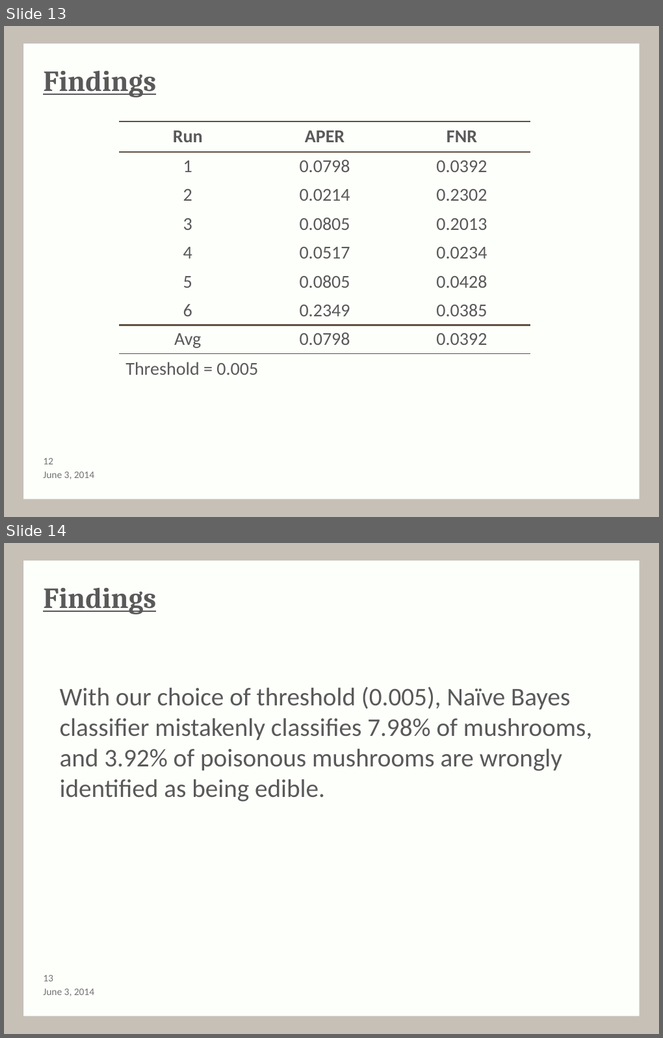
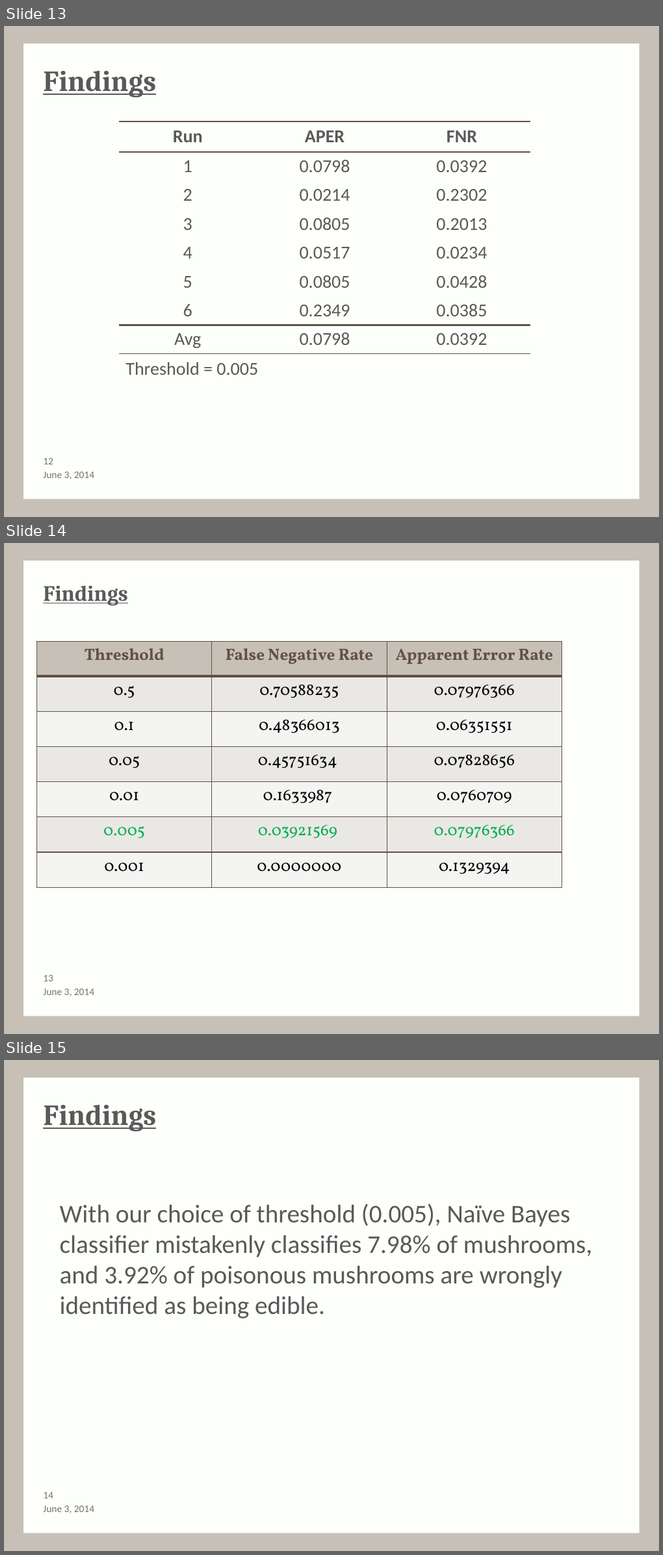
Before and after one commit to MartinGuyer/Project3ML, a slide deck: Presentation/presentation-draft.pptx. Shown one above the other, each under a label of ours: slides 13 and 14 before the commit, slides 13, 14 and 15 after it. The pictures are 663x1038 and 663x1555 pixels, drawn with LibreOffice and Linux fonts; fonts in the diff are those of the drawing; background and template pictures are left out. Boxes give left, top, right and bottom in pixels: in the first picture for what was removed or moved away, otherwise in the second. Text is boxed around its words. In the diff, an @@ line names an element or a change of style, - is before the commit and + after.

Commit message:
Added in multiple Threshold slide

```diff
--- a/Presentation/presentation-draft.pptx
+++ b/Presentation/presentation-draft.pptx
@@ slide 14 added at (x1=4, y1=543, x2=659, y2=1034), background #C6C0B7; not listed: 1 template element that a slide beside it also shows @@
@@ title added at (x1=43, y1=585, x2=128, y2=606), 24 pt, text #595959, bold, underline @@
+Findings
@@ table added at (x1=36, y1=641, x2=562, y2=887), 7 rows, 3 columns @@
+Threshold | False Negative Rate | Apparent Error Rate
+0.5 | 0.70588235 | 0.07976366
+0.1 | 0.48366013 | 0.06351551
+0.05 | 0.45751634 | 0.07828656
+0.01 | 0.1633987 | 0.0760709
+0.005 | 0.03921569 | 0.07976366
+0.001 | 0.0000000 | 0.1329394
@@ text added at (x1=43, y1=989, x2=94, y2=997), 11 pt, text #717171 @@
+June 3, 2014
@@ page number added at (x1=43, y1=975, x2=53, y2=982), 11 pt, text #717171 @@
+13
@@ what was slide 14 is now slide 15 @@
@@ page number at (x1=43, y1=1492, x2=53, y2=1499): text changed @@
-13
+14
```
Also in this commit, not shown: 1 slide changed.
